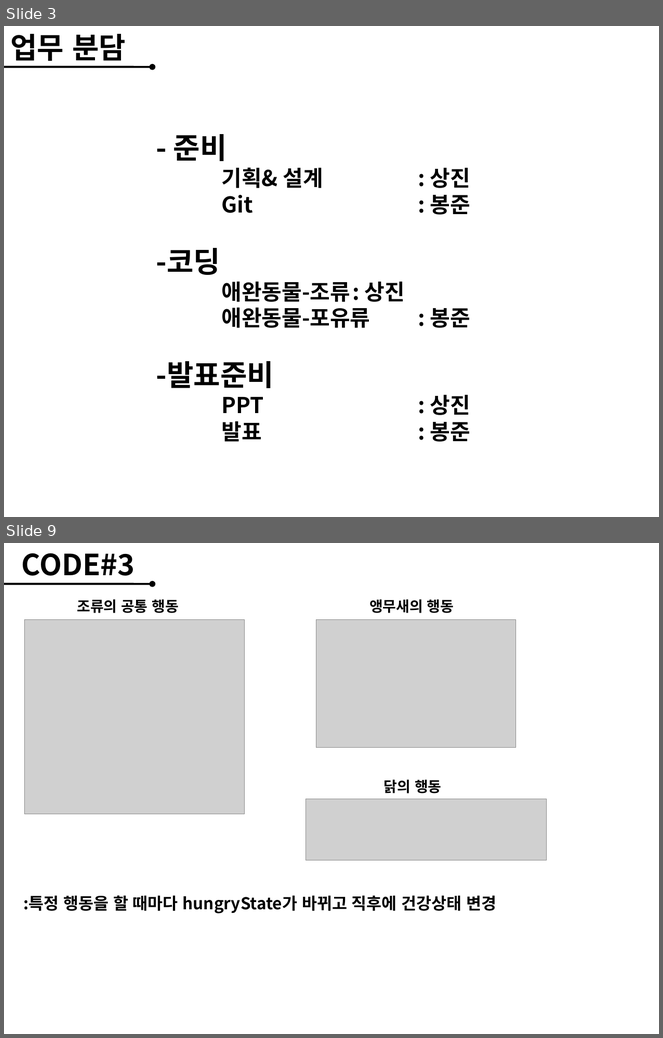
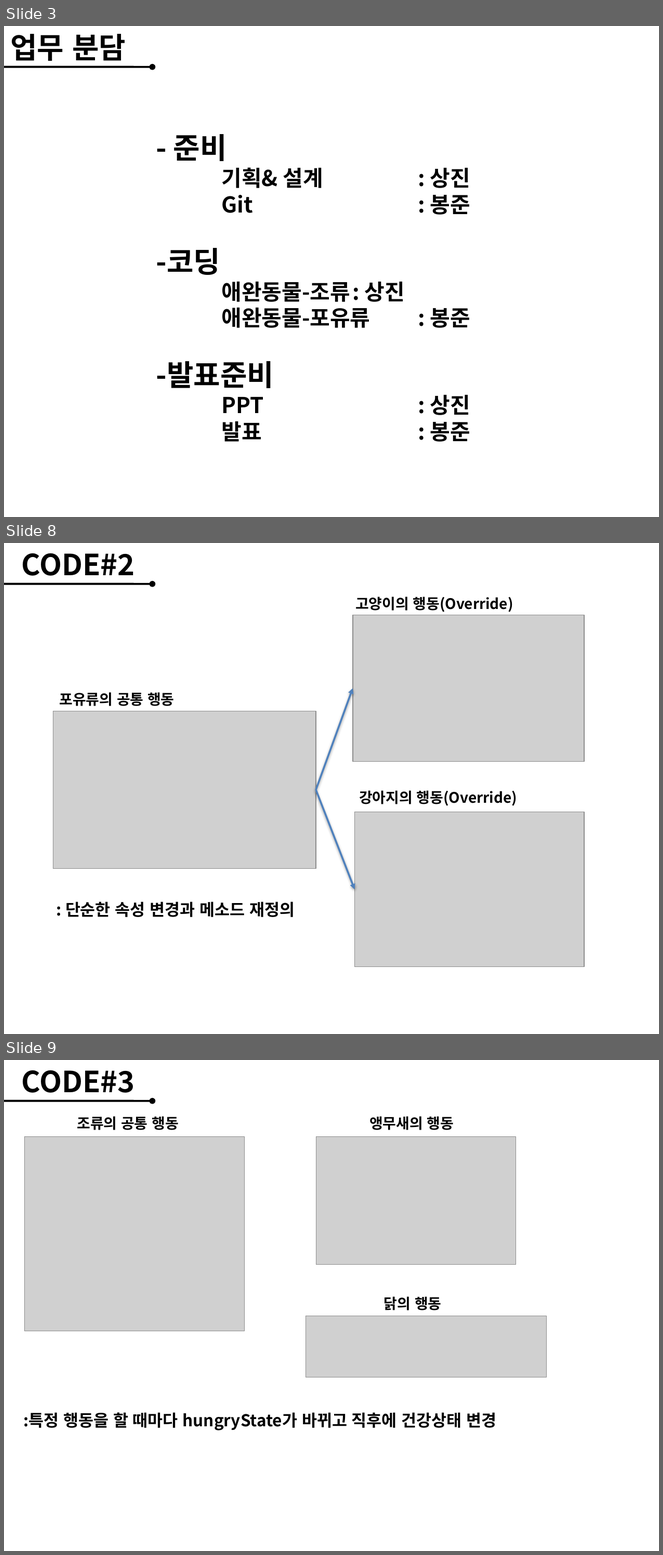
Before and after one commit to wjddlrladnjs/Pet, a slide deck: Pet/WebContent/share/동물농장.pptx. Shown one above the other, each under a label of ours: slides 3 and 9 before the commit, slides 3, 8 and 9 after it; the slides between them are not shown. The pictures are 663x1038 and 663x1555 pixels, drawn with LibreOffice and Linux fonts; fonts in the diff are those of the drawing; grey boxes stand for pictures; background and template pictures are left out. Boxes give left, top, right and bottom in pixels: in the first picture for what was removed or moved away, otherwise in the second. Text is boxed around its words. In the diff, an @@ line names an element or a change of style, - is before the commit and + after.

```diff
--- a/Pet/WebContent/share/동물농장.pptx
+++ b/Pet/WebContent/share/동물농장.pptx
@@ slide 8 added at [4, 543, 659, 1034], background picture (left out) @@
@@ text added at [21, 553, 135, 576], 32 pt, text #000000, bold @@
+CODE#2
@@ double arrow added from (4, 584) to (153, 584), #000000 2.25 pt @@
@@ text added at [356, 597, 514, 612], 16 pt, text #000000, bold @@
+고양이의 행동(Override)
@@ picture added at [352, 615, 584, 761] @@
@@ text added at [60, 692, 174, 706], 16 pt, text #000000, bold @@
+포유류의 공통 행동
@@ arrow added from (316, 790) to (352, 689), #4F81BD 2 pt @@
@@ picture added at [53, 711, 316, 869] @@
@@ arrow added from (316, 790) to (354, 890), #4F81BD 2 pt @@
@@ text added at [359, 791, 517, 806], 16 pt, text #000000, bold @@
+강아지의 행동(Override)
@@ picture added at [354, 812, 584, 967] @@
@@ text added at [65, 902, 295, 917], 18 pt, text #000000, bold @@
+: 단순한 속성 변경과 메소드 재정의
```
Also in this commit, not shown: 5 slides changed, 5 other slides added, 4 slides removed, 5 other files.
